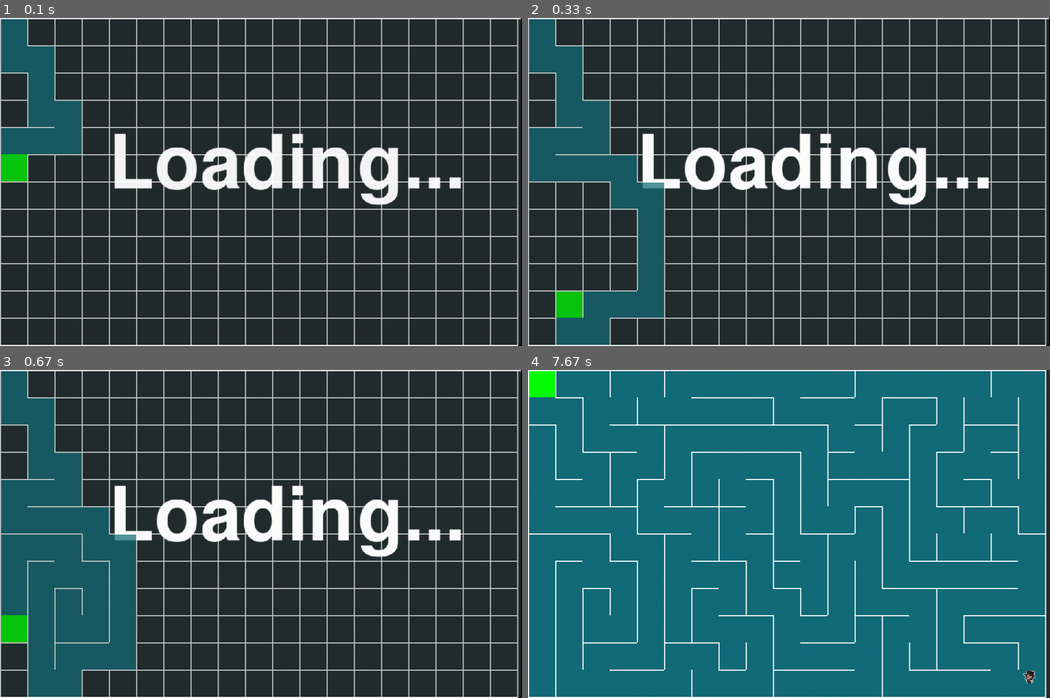
Above: before the commit, frames 1-4 (two rows, left to right).
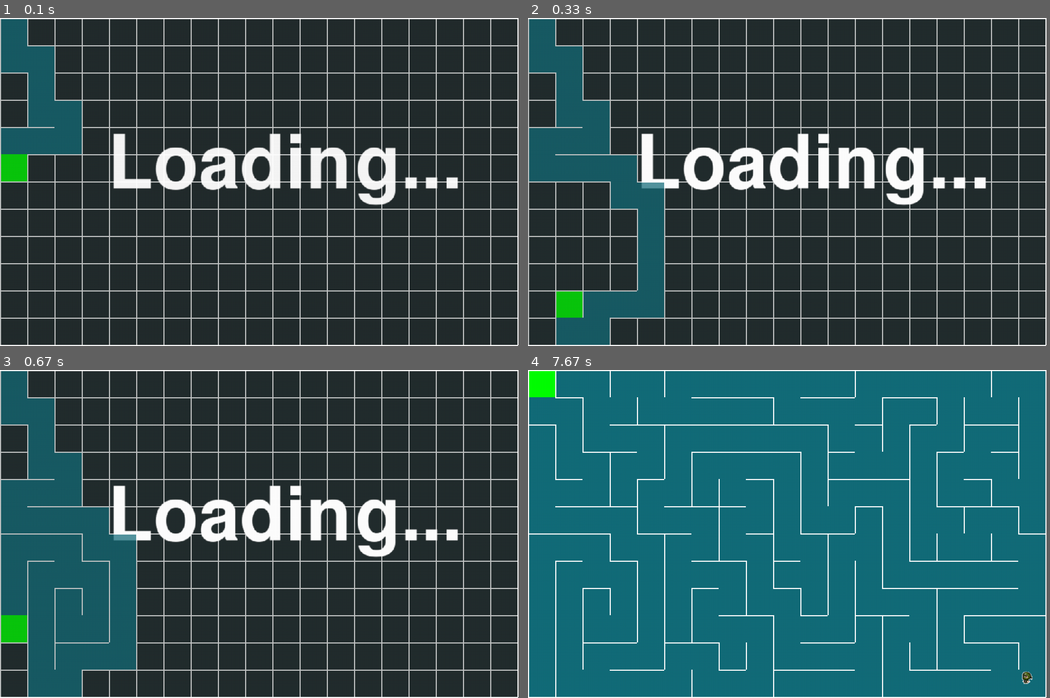
Above: after the commit, the same moments.

Repository: Anfisa2209/PyGame_Project_Maze
Game: pygame game, started from game_code.py
The game is run twice, just before and just after one commit, with the same random seed, the same clock (stepped at 60 frames per second) and the same inputs.
Inputs:
- Up to frame 1 (0.1 s): no input
- Up to frame 2 (0.33 s): no input
- Up to frame 3 (0.67 s): no input
- Up to frame 4 (7.67 s): no input
In our replay, the window is 901x566 before the commit and 895x566 after it. These sizes can differ from the game's own. Grey fills any space a smaller window leaves; there, only what the larger window draws over its background counts as a difference.

The runs differ from the first frame. In frame 1, 4.9% of the frame differs, in the area x 21-100%, y 0-100%; in frame 2, 5.0%; in frame 3, 5.0%; in frame 4, 2.0%.

Commit message:
Убран Loading после завершения генерации лабиринта

Diff:
--- a/game_code.py
+++ b/game_code.py
@@ -12,6 +12,12 @@
     pygame.init()
     clock = pygame.time.Clock()
     fps = 80
+    if difficulty == 3:
+        # 35
+        window_size = 910, 595
+    elif difficulty == 2:
+        # 40 cell size
+        window_size = 920, 600
     screen = pygame.display.set_mode(window_size)
     generator = MazeGenerator(window_size, cell_size)
     generator.main_loop()
@@ -35,8 +41,6 @@
 
         player = classes.Player(type=1, pic_name=player_pic_name,
                                 pos=(window_size[0] - cell_size, window_size[1] - cell_size))
-        if difficulty == 3:
-            player.image = pygame.transform.scale(player.image, (player.image.width, player.image.height - 4))
         for _ in range(3 * difficulty):  # создание врагов
             enemy_type = random.randint(0, 10)
             if enemy_type <= 7:
@@ -45,7 +49,8 @@
                 enemy_type = 2
             else:
                 enemy_type = 3
-            enemy = classes.Enemy(enemy_type, f'monsters/monster{enemy_type}/monster{enemy_type}_walk_right.png', (0, 0), monster_group)
+            enemy = classes.Enemy(enemy_type, f'monsters/monster{enemy_type}/monster{enemy_type}_walk_right.png',
+                                  (0, 0), monster_group)
             monsters.append(enemy)
         for _ in range(difficulty * 10):  # создание оружия
             weapon_type = random.randint(0, 10)
@@ -136,5 +141,6 @@
             pygame.display.flip()
 
 
-start_game((957, 600), 50, 1, 'players/black_player/black_player_walk_right.png')
+start_game((950, 600), 50, 1, 'players/ninja_player/ninja_player_walk_right.png')
 # Называем по принципу - monsters/monster2/monster2_walk_right.png
+# простой - 50, средний - 40, сложный - 35
--- a/generate_maze.py
+++ b/generate_maze.py
@@ -175,13 +175,14 @@
             self.is_full = True
 
     def draw(self):
+        loading = pygame.transform.scale(load_image('loading.png'), self.size)
+        loading.set_alpha(70)
         if not self.is_full:
             self.draw_cells()
-            loading = pygame.transform.scale(load_image('loading.png'), self.size)
-            loading.set_alpha(70)
             self.screen.blit(loading, (0, 0))
             self.update()
         else:
+            loading.lock()
             self.screen.fill(BLACK)
             self.draw_cells()
             self.update()
--- a/wall.csv
+++ b/wall.csv
@@ -4,18 +4,18 @@
 [50, 0, 100, 0]
 [100, 0, 100, 50]
 [100, 0, 150, 0]
+[100, 50, 150, 50]
 [150, 0, 200, 0]
-[150, 50, 200, 50]
 [200, 0, 250, 0]
-[250, 0, 250, 50]
 [250, 0, 300, 0]
+[300, 0, 300, 50]
+[250, 50, 300, 50]
 [300, 0, 350, 0]
-[350, 0, 350, 50]
 [350, 0, 400, 0]
 [350, 50, 400, 50]
 [400, 0, 450, 0]
-[450, 0, 450, 50]
 [450, 0, 500, 0]
+[450, 50, 500, 50]
 [500, 0, 550, 0]
 [500, 50, 550, 50]
 [550, 0, 600, 0]
@@ -23,224 +23,221 @@
 [600, 0, 650, 0]
 [600, 50, 650, 50]
 [650, 0, 700, 0]
+[650, 50, 700, 50]
 [700, 0, 750, 0]
-[700, 50, 750, 50]
+[750, 0, 750, 50]
 [750, 0, 800, 0]
-[800, 0, 800, 50]
-[750, 50, 800, 50]
 [800, 0, 850, 0]
+[800, 50, 850, 50]
 [850, 0, 900, 0]
-[850, 50, 900, 50]
+[900, 0, 900, 50]
 [900, 0, 950, 0]
 [950, 0, 950, 50]
 [0, 50, 0, 100]
 [50, 50, 50, 100]
-[100, 50, 100, 100]
+[50, 100, 100, 100]
 [150, 50, 150, 100]
-[250, 50, 250, 100]
+[200, 50, 200, 100]
 [200, 100, 250, 100]
 [300, 50, 300, 100]
-[300, 100, 350, 100]
 [400, 50, 400, 100]
-[400, 100, 450, 100]
-[450, 100, 500, 100]
-[550, 50, 550, 100]
+[350, 100, 400, 100]
+[450, 50, 450, 100]
 [500, 100, 550, 100]
+[600, 50, 600, 100]
 [650, 50, 650, 100]
-[700, 50, 700, 100]
-[800, 50, 800, 100]
-[900, 50, 900, 100]
+[750, 50, 750, 100]
+[700, 100, 750, 100]
+[850, 50, 850, 100]
 [850, 100, 900, 100]
 [950, 50, 950, 100]
+[900, 100, 950, 100]
 [0, 100, 0, 150]
-[50, 100, 50, 150]
+[100, 100, 100, 150]
 [50, 150, 100, 150]
 [150, 100, 150, 150]
-[100, 150, 150, 150]
-[150, 150, 200, 150]
-[200, 150, 250, 150]
-[300, 100, 300, 150]
+[200, 100, 200, 150]
+[250, 100, 250, 150]
 [250, 150, 300, 150]
 [350, 100, 350, 150]
-[350, 150, 400, 150]
+[300, 150, 350, 150]
+[450, 100, 450, 150]
 [400, 150, 450, 150]
-[450, 150, 500, 150]
+[500, 100, 500, 150]
 [550, 100, 550, 150]
 [600, 100, 600, 150]
 [650, 100, 650, 150]
 [650, 150, 700, 150]
 [750, 100, 750, 150]
-[700, 150, 750, 150]
-[850, 100, 850, 150]
+[800, 100, 800, 150]
+[750, 150, 800, 150]
 [800, 150, 850, 150]
+[850, 150, 900, 150]
 [950, 100, 950, 150]
 [0, 150, 0, 200]
-[50, 200, 100, 200]
-[150, 200, 200, 200]
+[100, 150, 100, 200]
+[150, 150, 150, 200]
 [250, 150, 250, 200]
-[250, 200, 300, 200]
-[350, 200, 400, 200]
+[200, 200, 250, 200]
+[350, 150, 350, 200]
+[400, 150, 400, 200]
 [500, 150, 500, 200]
 [450, 200, 500, 200]
-[500, 200, 550, 200]
+[550, 150, 550, 200]
 [600, 150, 600, 200]
-[550, 200, 600, 200]
-[600, 200, 650, 200]
+[700, 150, 700, 200]
 [650, 200, 700, 200]
-[750, 150, 750, 200]
-[800, 150, 800, 200]
+[700, 200, 750, 200]
 [750, 200, 800, 200]
+[800, 200, 850, 200]
 [900, 150, 900, 200]
-[850, 200, 900, 200]
 [950, 150, 950, 200]
 [0, 200, 0, 250]
 [50, 200, 50, 250]
+[50, 250, 100, 250]
 [150, 200, 150, 250]
 [100, 250, 150, 250]
+[200, 200, 200, 250]
 [150, 250, 200, 250]
-[200, 250, 250, 250]
+[300, 200, 300, 250]
 [250, 250, 300, 250]
-[350, 200, 350, 250]
 [300, 250, 350, 250]
+[400, 200, 400, 250]
+[350, 250, 400, 250]
 [450, 200, 450, 250]
-[400, 250, 450, 250]
-[500, 250, 550, 250]
-[550, 250, 600, 250]
-[600, 250, 650, 250]
-[700, 200, 700, 250]
+[550, 200, 550, 250]
+[600, 200, 600, 250]
+[650, 250, 700, 250]
 [700, 250, 750, 250]
-[800, 200, 800, 250]
+[750, 250, 800, 250]
+[850, 200, 850, 250]
 [900, 200, 900, 250]
 [950, 200, 950, 250]
 [0, 250, 0, 300]
 [50, 250, 50, 300]
-[50, 300, 100, 300]
-[150, 250, 150, 300]
-[200, 300, 250, 300]
+[100, 300, 150, 300]
+[200, 250, 200, 300]
 [250, 300, 300, 300]
-[350, 250, 350, 300]
-[350, 300, 400, 300]
+[300, 300, 350, 300]
+[400, 250, 400, 300]
 [450, 250, 450, 300]
-[400, 300, 450, 300]
+[500, 250, 500, 300]
 [450, 300, 500, 300]
 [550, 250, 550, 300]
-[650, 250, 650, 300]
-[650, 300, 700, 300]
-[700, 300, 750, 300]
+[600, 250, 600, 300]
+[600, 300, 650, 300]
+[700, 250, 700, 300]
 [800, 250, 800, 300]
-[750, 300, 800, 300]
-[850, 250, 850, 300]
 [800, 300, 850, 300]
 [900, 250, 900, 300]
+[850, 300, 900, 300]
 [950, 250, 950, 300]
 [0, 300, 0, 350]
 [50, 300, 50, 350]
+[50, 350, 100, 350]
 [150, 300, 150, 350]
-[100, 350, 150, 350]
 [200, 300, 200, 350]
-[300, 300, 300, 350]
+[200, 350, 250, 350]
+[250, 350, 300, 350]
 [350, 300, 350, 350]
+[300, 350, 350, 350]
+[350, 350, 400, 350]
 [400, 350, 450, 350]
-[500, 300, 500, 350]
+[450, 350, 500, 350]
 [550, 300, 550, 350]
-[600, 300, 600, 350]
+[550, 350, 600, 350]
 [650, 300, 650, 350]
-[650, 350, 700, 350]
+[700, 300, 700, 350]
+[750, 300, 750, 350]
 [750, 350, 800, 350]
-[850, 300, 850, 350]
+[800, 350, 850, 350]
 [900, 300, 900, 350]
 [950, 300, 950, 350]
 [0, 350, 0, 400]
-[50, 350, 50, 400]
-[50, 400, 100, 400]
+[0, 400, 50, 400]
+[100, 350, 100, 400]
 [150, 350, 150, 400]
-[200, 350, 200, 400]
-[250, 350, 250, 400]
-[300, 350, 300, 400]
+[150, 400, 200, 400]
+[200, 400, 250, 400]
+[250, 400, 300, 400]
 [300, 400, 350, 400]
-[400, 350, 400, 400]
 [350, 400, 400, 400]
+[400, 400, 450, 400]
 [500, 350, 500, 400]
-[450, 400, 500, 400]
 [550, 350, 550, 400]
-[600, 350, 600, 400]
+[500, 400, 550, 400]
+[650, 350, 650, 400]
 [600, 400, 650, 400]
 [700, 350, 700, 400]
 [750, 350, 750, 400]
-[800, 350, 800, 400]
+[850, 350, 850, 400]
 [800, 400, 850, 400]
 [900, 350, 900, 400]
-[850, 400, 900, 400]
 [950, 350, 950, 400]
 [0, 400, 0, 450]
-[0, 450, 50, 450]
 [100, 400, 100, 450]
-[100, 450, 150, 450]
-[200, 400, 200, 450]
-[150, 450, 200, 450]
+[50, 450, 100, 450]
+[150, 400, 150, 450]
 [250, 400, 250, 450]
-[200, 450, 250, 450]
-[300, 400, 300, 450]
+[300, 450, 350, 450]
 [350, 450, 400, 450]
 [450, 400, 450, 450]
-[400, 450, 450, 450]
-[550, 400, 550, 450]
+[450, 450, 500, 450]
 [500, 450, 550, 450]
 [600, 400, 600, 450]
-[600, 450, 650, 450]
+[550, 450, 600, 450]
+[700, 400, 700, 450]
+[650, 450, 700, 450]
 [750, 400, 750, 450]
-[700, 450, 750, 450]
-[750, 450, 800, 450]
-[800, 450, 850, 450]
+[800, 400, 800, 450]
+[900, 400, 900, 450]
 [850, 450, 900, 450]
 [950, 400, 950, 450]
-[900, 450, 950, 450]
 [0, 450, 0, 500]
 [50, 450, 50, 500]
-[100, 450, 100, 500]
-[100, 500, 150, 500]
-[200, 500, 250, 500]
-[300, 450, 300, 500]
+[50, 500, 100, 500]
+[200, 450, 200, 500]
+[150, 500, 200, 500]
+[250, 450, 250, 500]
+[250, 500, 300, 500]
+[350, 450, 350, 500]
 [300, 500, 350, 500]
-[350, 500, 400, 500]
 [450, 450, 450, 500]
-[450, 500, 500, 500]
-[550, 450, 550, 500]
-[550, 500, 600, 500]
+[500, 500, 550, 500]
+[600, 450, 600, 500]
 [650, 450, 650, 500]
-[700, 450, 700, 500]
-[650, 500, 700, 500]
-[800, 450, 800, 500]
+[750, 450, 750, 500]
+[700, 500, 750, 500]
+[850, 450, 850, 500]
+[800, 500, 850, 500]
 [850, 500, 900, 500]
 [950, 450, 950, 500]
 [0, 500, 0, 550]
-[50, 500, 50, 550]
-[50, 550, 100, 550]
-[150, 500, 150, 550]
+[0, 550, 50, 550]
+[100, 500, 100, 550]
+[100, 550, 150, 550]
+[200, 500, 200, 550]
 [150, 550, 200, 550]
-[250, 500, 250, 550]
+[200, 550, 250, 550]
 [300, 500, 300, 550]
+[400, 500, 400, 550]
 [350, 550, 400, 550]
+[450, 500, 450, 550]
 [400, 550, 450, 550]
 [500, 500, 500, 550]
-[450, 550, 500, 550]
-[500, 550, 550, 550]
+[550, 500, 550, 550]
 [600, 500, 600, 550]
-[600, 550, 650, 550]
+[650, 500, 650, 550]
 [650, 550, 700, 550]
 [750, 500, 750, 550]
-[700, 550, 750, 550]
-[750, 550, 800, 550]
+[800, 500, 800, 550]
 [800, 550, 850, 550]
-[900, 500, 900, 550]
-[850, 550, 900, 550]
 [950, 500, 950, 550]
 [0, 550, 0, 600]
 [0, 600, 50, 600]
 [50, 600, 100, 600]
 [100, 600, 150, 600]
 [150, 600, 200, 600]
-[250, 550, 250, 600]
 [200, 600, 250, 600]
 [300, 550, 300, 600]
 [250, 600, 300, 600]
@@ -248,13 +245,16 @@
 [350, 600, 400, 600]
 [400, 600, 450, 600]
 [450, 600, 500, 600]
+[550, 550, 550, 600]
 [500, 600, 550, 600]
 [550, 600, 600, 600]
 [600, 600, 650, 600]
 [650, 600, 700, 600]
+[750, 550, 750, 600]
 [700, 600, 750, 600]
 [750, 600, 800, 600]
 [800, 600, 850, 600]
+[900, 550, 900, 600]
 [850, 600, 900, 600]
 [950, 550, 950, 600]
 [900, 600, 950, 600]
